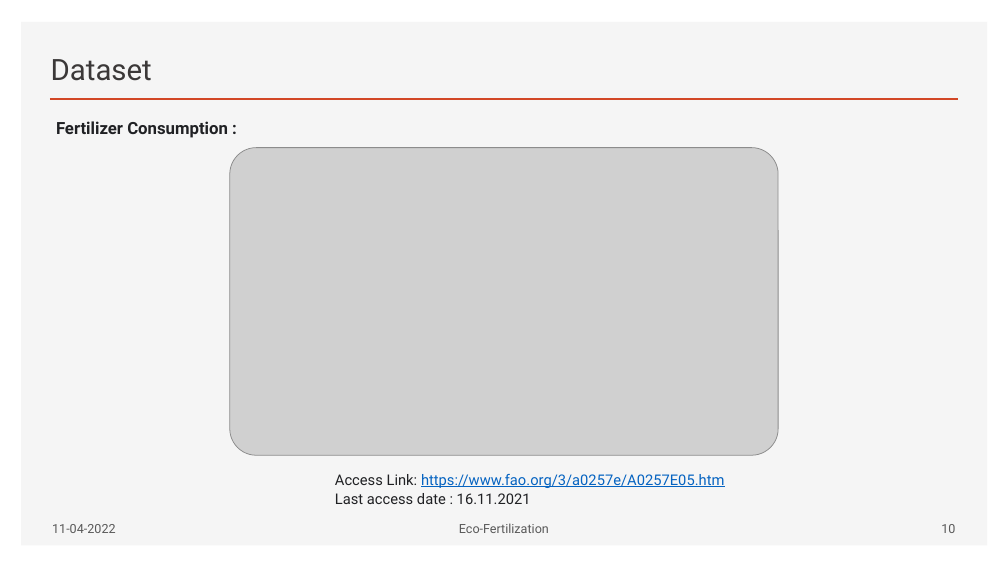
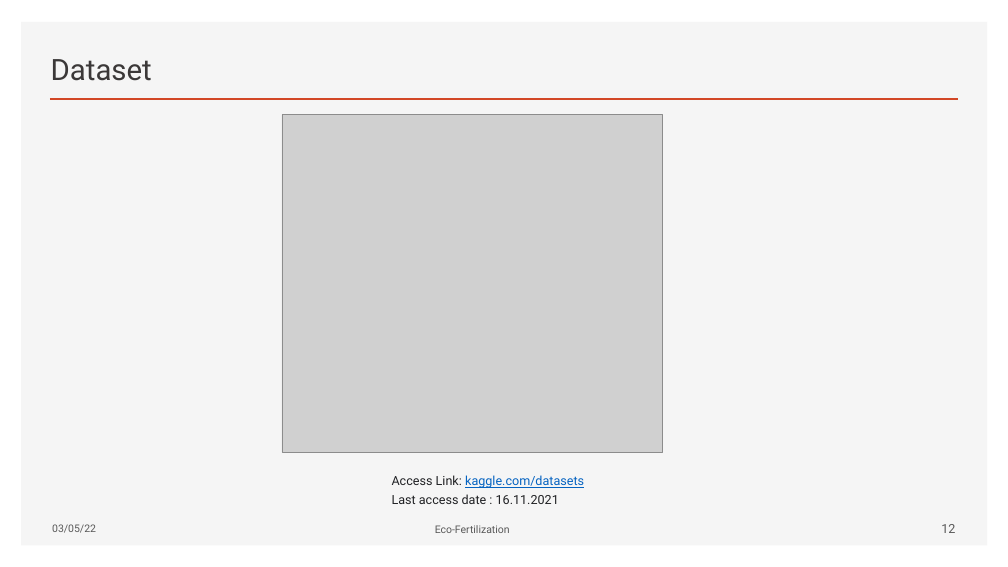
Before and after one commit to Gekko12/Eco-fertilization, a slide deck: slide 13 of EcoFertilization.pptx (slide 11 before the commit). Drawn at 1008x567 pixels with LibreOffice and Linux fonts; fonts in the diff are those of the drawing; grey boxes stand for pictures. Boxes give left, top, right and bottom in pixels: in the first picture for what was removed or moved away, otherwise in the second. Text is boxed around its words. In the diff, an @@ line names an element or a change of style, - is before the commit and + after.

```diff
--- a/EcoFertilization.pptx
+++ b/EcoFertilization.pptx
@@ picture: place and size @@
-picture at (230, 147, 778, 455)
+picture at (282, 115, 662, 453)
@@ text removed at (56, 121, 228, 138) @@
-Fertilizer Consumption :
@@ text "Access Link: kaggle.com/datasets": place and size @@
-text "Access Link: kaggle.com/datasets" at (335, 474, 724, 504)
+text "Access Link: kaggle.com/datasets" at (392, 475, 584, 504)
@@ text at (392, 475, 584, 488): text changed; size 14 to 12 pt @@
-Access Link: https://www.fao.org/3/a0257e/A0257E05.htm
+Access Link: kaggle.com/datasets
@@ text at (392, 494, 559, 504): size 14 to 12 pt in "Last access date : 16.11.2021" @@
@@ text at (52, 524, 96, 533): text changed; size 12 to 10 pt @@
-11-04-2022
+03/05/22
@@ text "Eco-Fertilization": place and size @@
-text "Eco-Fertilization" at (459, 523, 549, 533)
+text "Eco-Fertilization" at (435, 525, 510, 533)
@@ text "Eco-Fertilization" at (435, 525, 510, 533): size 12 to 10 pt @@
@@ page number at (941, 524, 955, 533): text changed @@
-10
+12
```
Also in this commit, not shown: 10 other slides changed, 8 slides added, 3 slides removed, 12 other files.
